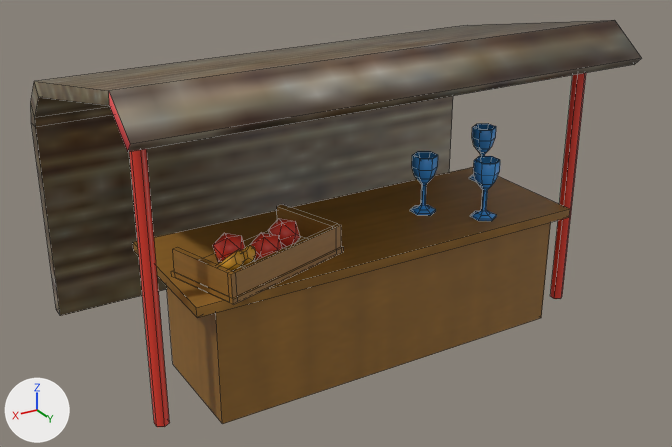
A saved change to the OBJ model assets/stall_2.obj.
The view is the same before and after, from a 50 mm lens placed at (7.85, 12.07, 8.35), pointed at (0.05, -0.92, 1.86). The axes (+X, +Y, +Z) are drawn at lower left. The lights are the same throughout. Mesh edges are drawn as thin lines. Where no turn or scale is listed for an object, it has been applied to the vertices. Vertices at the same position are counted once.
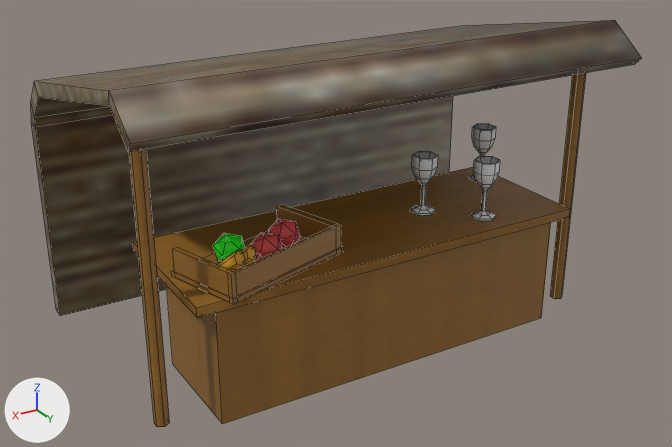
Changed parts and their boxes (x1, y1, x2, y2) in the pictures (672 x 447 px):
'Cube', surface changed, recoloured (red to brown)
    both: (106, 71, 588, 427)
part 1 of me_cube, surface changed (red to brown)
    both: (109, 73, 586, 427)

What changed in the scene script:
```text
Change mat_wood_001:
    remove mat_wood_001.base_color = (0.8, 0.0451, 0.0234)  # red #e73c2a
    add mat_wood_001.texture = img_stalltexture_png
    mat_wood_001.roughness: 0.431 -> 0.526
Change mat_glass:
    mat_glass.base_color: (0.0415, 0.312, 0.8) -> (0.8, 0.8, 0.8)  # blue #3998e7 -> white #e7e7e7
Change me_cube:
    where me_cube.from_pydata(...)  # 351 vertices, 345 faces; spans x -4.52..4.4, y -3.87..1.42, z -0.07..5.25
    used by ob_cube; location = (0.0, 0.0, 0.0)
    me_cube part 1: texture (UV) coordinates of 13 of 345 faces, centred in x -4.08..4.4, y 0.5..1.04, z 2.55..4.91, changed; they spanned u 0.24..0.72, v 0.5..0.98 and now span u 0.22..0.82, v 0.57..0.9
```
